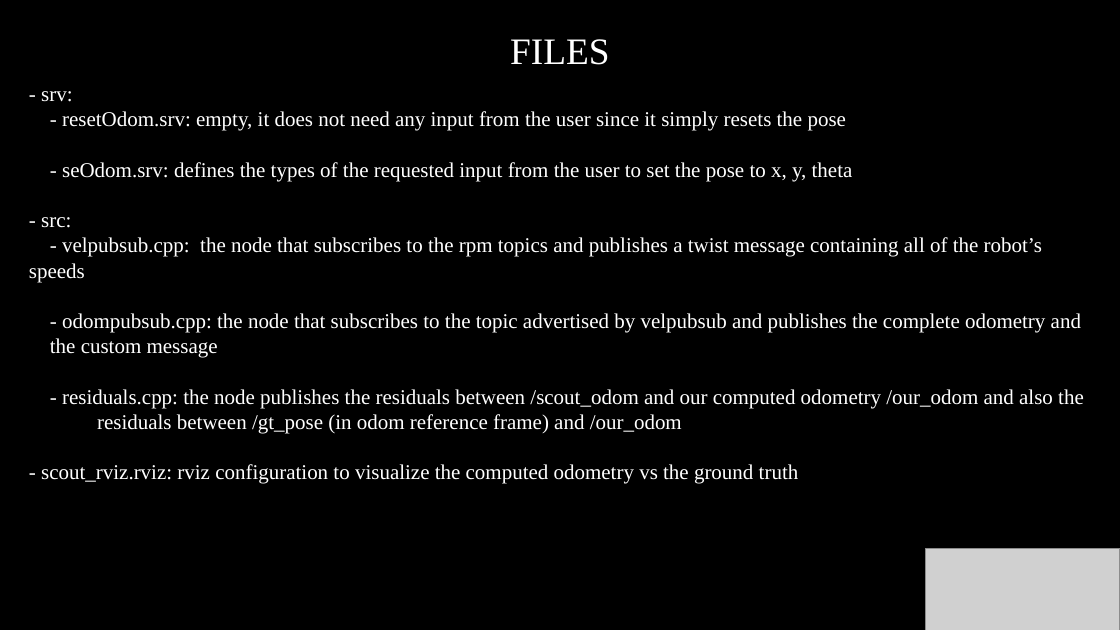
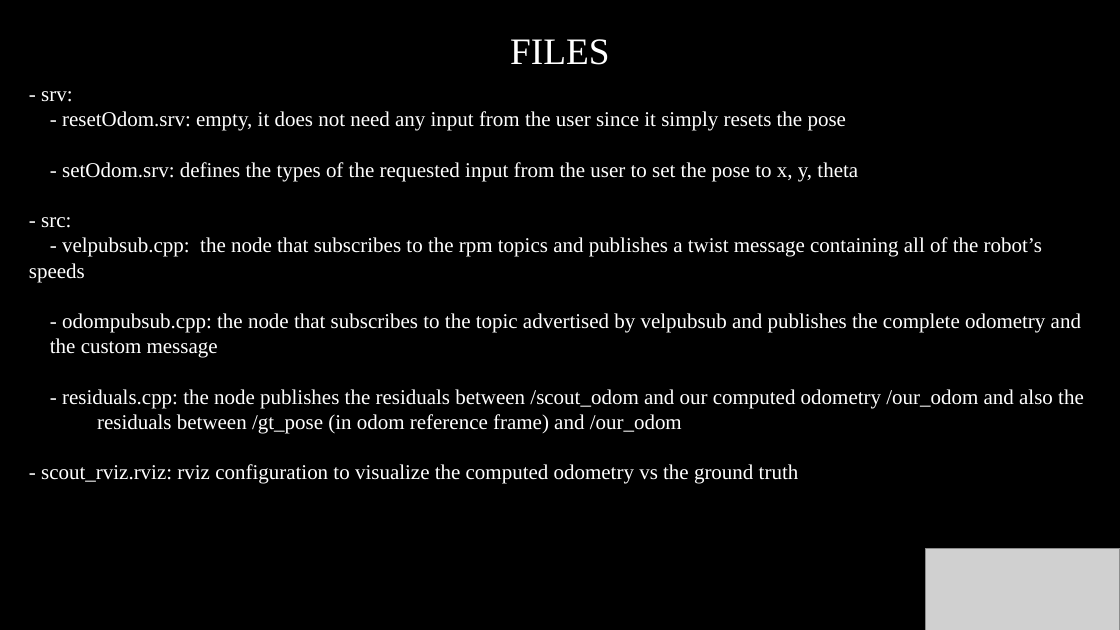
Before and after one commit to marcoCella/scout_ros, a slide deck: slide 3 of project1/Instructions.pptx. Drawn at 1120x630 pixels with LibreOffice and Linux fonts; fonts in the diff are those of the drawing; grey boxes stand for pictures. Boxes give left, top, right and bottom in pixels: in the first picture for what was removed or moved away, otherwise in the second. Text is boxed around its words. In the diff, an @@ line names an element or a change of style, - is before the commit and + after.

```diff
--- a/project1/Instructions.pptx
+++ b/project1/Instructions.pptx
@@ text at (62,162,858,182): text changed @@
-- seOdom.srv: defines the types of the requested input from the user to set the pose to x, y, theta
+- setOdom.srv: defines the types of the requested input from the user to set the pose to x, y, theta
```
Also in this commit, not shown: 5 other slides changed, 10 other files.
